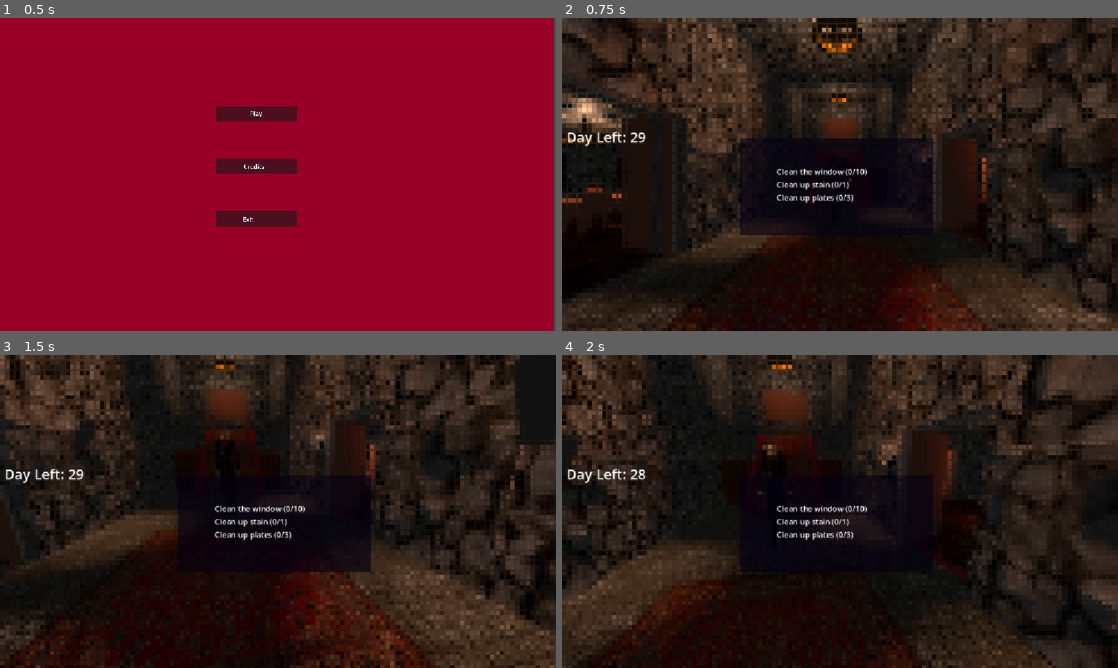
Above: before the commit, frames 1-4 (two rows, left to right).
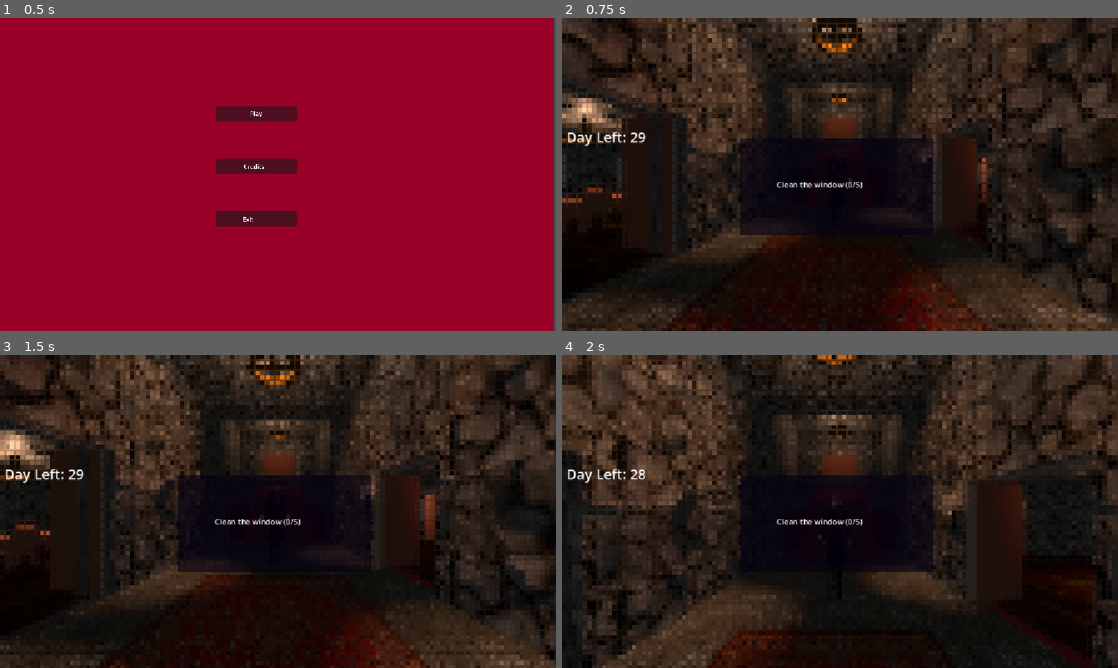
Above: after the commit, the same moments.

Repository: MichaelRRyan/gmtk-2026-countdown
Game: Godot game, scene res://screens/main_menu.tscn
Two runs of this game, one before a commit and one after it. Both use one fixed random seed, a clock stepped at 60 frames per second and the inputs below.
Inputs (mouse positions are in pixels of both pictures, inside the frame that each line leads up to):
- Up to frame 1 (0.5 s): no input
- Up to frame 2 (0.75 s): click "Play" at 0.5 s
- Up to frame 3 (1.5 s): tap Enter at 1.25 s; move the mouse to (305, 511) at 1.27 s; press the mouse at (305, 511) at 1.28 s; hold W (move_forward) from 1.28 s (still down)
- Up to frame 4 (2 s): keep holding W (move_forward); tap Space (jump) at 1.52 s

Frame 1 is identical in both runs. In frame 2, 0.7% of the frame differs, in the area x 0-76%, y 43-60%; in frame 3, 35%; in frame 4, 42%, in the area x 0-100%, y 0-100%.

Commit message:
Adds objectives display timeout to start of round.

Diff:
--- a/Features/GameLogic/game_logic.gd
+++ b/Features/GameLogic/game_logic.gd
@@ -2,12 +2,20 @@
 
 @export var task_container : Node = self
 
+@export_category("Game Mode")
+@export var number_of_tasks_per_round = 5
+@export var objectives_display_time = 2
+
 @onready var player: Player = $Player
 @onready var hud: HUD = $HUD
+@onready var player_freeze_timer: Timer = $PlayerFreezeTimer
 
 var task_objects: Array[TaskObjectBase]
 
 func _ready() -> void:
+	player_freeze_timer.wait_time = objectives_display_time
+	player_freeze_timer.timeout.connect(_on_player_freeze_timeout)
+
 	player.hud = hud
 	for child in task_container.get_children(true):
 		if child is Interactable:
@@ -16,14 +24,44 @@
 				var task_object: TaskObjectBase = child as TaskObjectBase
 				register_task(task_object)
 
+	_start_round()
+
+func _start_round():
+	var tasks_to_activate = select_number_of_tasks(number_of_tasks_per_round)
+	for task in tasks_to_activate:
+		task.initialize_task()
+		hud.objectives_list.set_task_objective(task)
+
+	hud.objectives_list.visible = true
+	player.is_frozen = true
+	player_freeze_timer.start()
+
+func _on_player_freeze_timeout():
+	player.is_frozen = false
+	hud.objectives_list.visible = false
+	# This is where the timer will get kicked off
+
+func select_number_of_tasks(number_of_tasks: int):
+	var eligible_tasks = task_objects.duplicate()
+	for eligible_task in eligible_tasks:
+		if eligible_task.is_task_complete:
+			eligible_tasks.erase(eligible_task)
+
+	var tasks = Array()
+	for n in range(number_of_tasks):
+		var eligible_task: TaskObjectBase = eligible_tasks.pick_random()
+		tasks.append(eligible_task)
+		eligible_tasks.erase(eligible_task)
+
+	return tasks
 
 func register_task(task_object: TaskObjectBase):
-	if task_object.is_active:
-		task_object.on_task_updated.connect(_on_task_updated)
-		task_object.on_task_completed.connect(_on_task_completed)
-		task_object.on_task_reset.connect(_on_task_reset)
-		hud.objectives_list.set_task_objective(task_object)
-		task_objects.append(task_object)
+	task_object.on_task_updated.connect(_on_task_updated)
+	task_object.on_task_completed.connect(_on_task_completed)
+	task_object.on_task_reset.connect(_on_task_reset)
+	task_object.set_hidden()
+	#hud.objectives_list.set_task_objective(task_object)
+	task_objects.append(task_object)
 
 
 func _on_task_updated(task_object: TaskObjectBase, interact_level_current: float, interact_level_end: float):
--- a/Features/Interactables/Tasks/task_object_base.gd
+++ b/Features/Interactables/Tasks/task_object_base.gd
@@ -22,9 +22,8 @@
 @export var objective_text: String = "DEBUG"
 @export var task_type: TaskType = TaskType.DEBUG
 
-@export_category("Debug Config")
-@export var is_active: bool = true
 
+var is_active: bool = false
 var is_increasing: bool = false
 var interact_level_current: float = interact_level_start
 var is_task_complete: bool = false
@@ -76,13 +75,21 @@
 func _undo_action() -> void:
 	pass
 
+func set_hidden() -> void:
+	is_active = false
+	is_task_complete = false
+	visible = false
+
+func initialize_task() -> void:
+	is_active = true
+	is_task_complete = false
+	interact_level_current = interact_level_start
+	visible = true
+
 
 #-------------------------------------------------------------------------------
 func _reset_task():
-	is_active = true
-	is_task_complete = false
-	interact_level_current = interact_level_start
+	initialize_task()
 	on_task_reset.emit(self)
 
-
 #-------------------------------------------------------------------------------
--- a/Features/Player/player.gd
+++ b/Features/Player/player.gd
@@ -26,6 +26,7 @@
 var hud: HUD
 
 var is_hiding: bool = false
+var is_frozen: bool = false
 
 
 #-------------------------------------------------------------------------------
@@ -37,6 +38,8 @@
 
 #-------------------------------------------------------------------------------
 func _input(event: InputEvent) -> void:
+	if is_frozen:
+		return
 	# Handle mouse movement for view direction.
 	if not OS.has_feature("web_android") and not OS.has_feature("web_ios"):
 		if event is InputEventMouseMotion:
--- a/Levels/Main/TaskObjects/task_dirty_window.gd
+++ b/Levels/Main/TaskObjects/task_dirty_window.gd
@@ -5,9 +5,6 @@
 @export var color_end: Color
 
 @onready var mesh_instance: MeshInstance3D = $StaticBody3D/MeshInstance3D
-
-func _ready():
-	_update_color()
 
 func _update_color() -> void:
 	var new_color: Color = lerp(color_start, color_end, interact_level_current)
@@ -19,10 +16,8 @@
 func _undo_action() -> void:
 	_update_color()
 
-
 func _on_task_completed(_task_object):
 	$TaskCooldownTimer.start(randf_range(60, 90))
-
 
 func _on_task_cooldown_timer_timeout():
 	_reset_task()
--- a/Levels/Main/TaskObjects/task_plate_cleanup.gd
+++ b/Levels/Main/TaskObjects/task_plate_cleanup.gd
@@ -20,3 +20,8 @@
 	var interval: float = 1.0 / (plates.size() - 1)
 	var current_index: int = floor(interact_level_current / interval)
 	plates[current_index].visible = is_plate_visible
+
+func _set_hidden():
+	for child in plates_container.get_children():
+		if child is Node3D:
+			child.visible = false
--- a/Levels/Main/main_level.tscn
+++ b/Levels/Main/main_level.tscn
@@ -2583,3 +2583,6 @@
 transform = Transform3D(0.39999998, -1.7763568e-15, 1.7763568e-15, 0, 0.39999998, -2.2351744e-08, 0, 2.2351738e-08, 0.4, 0.0672836, 3.4464245, -5.8229628)
 
 [node name="CountTimer" parent="." unique_id=426008035 instance=ExtResource("24_woe30")]
+
+[node name="PlayerFreezeTimer" type="Timer" parent="." unique_id=1968032739]
+one_shot = true
